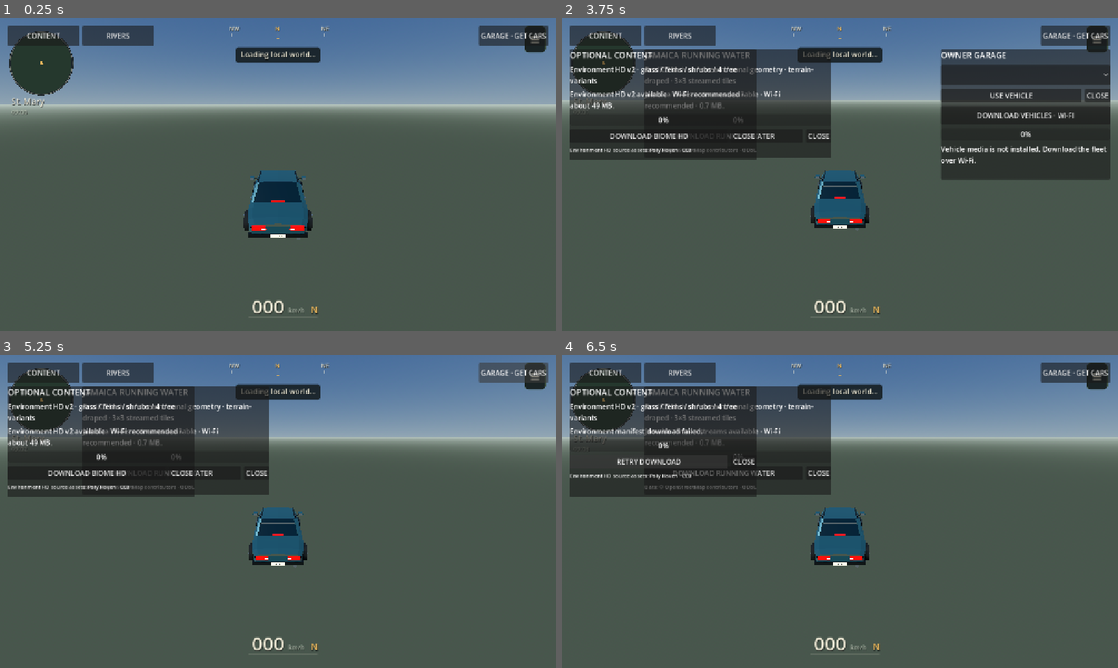
Above: before the commit, frames 1-4 (two rows, left to right).
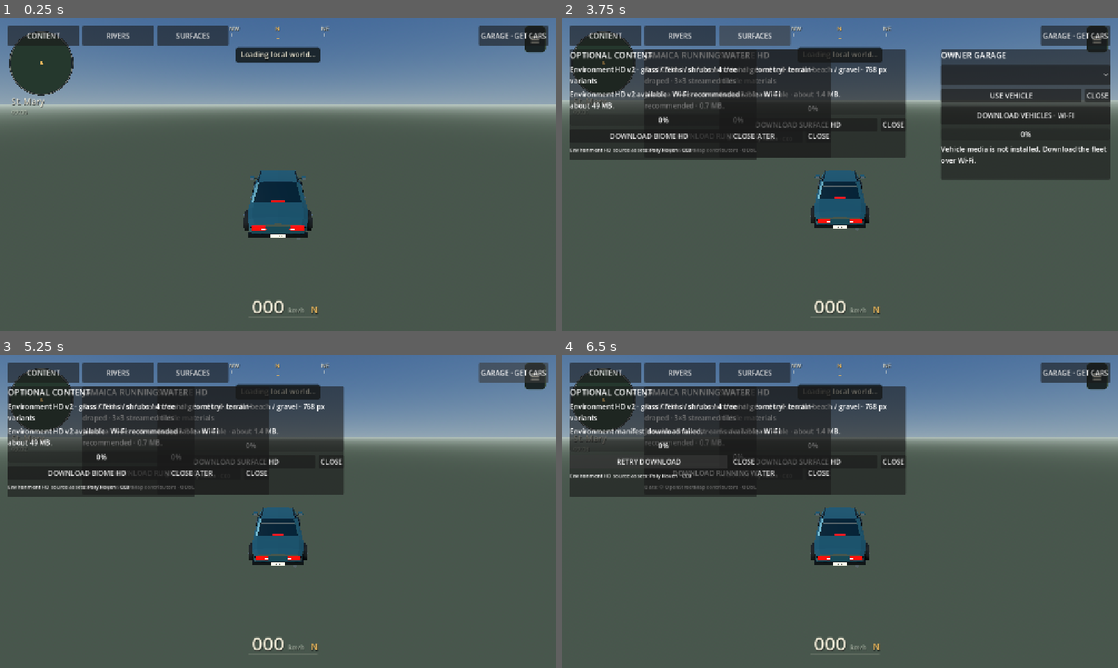
Above: after the commit, the same moments.

Repository: rell28194-rgb/yardman
Game: Godot game, scene res://main.tscn
The game is run twice, just before and just after one commit, with the same random seed, the same clock (stepped at 60 frames per second) and the same inputs.
Inputs (mouse positions are in pixels of both pictures, inside the frame that each line leads up to):
- Up to frame 1 (0.25 s): no input
- Up to frame 2 (3.75 s): tap Enter at 0.5 s; move the mouse to (962, 158) at 0.52 s; hold Right (ui_right) 0.53-1.25 s; tap E at 0.6 s; click (962, 158) at 0.67 s; tap Space at 0.77 s; click "CONTENT" at 1.25 s; click "RIVERS" at 2 s; click "GARAGE · GET CARS" at 2.75 s; click (756, 36) at 3.5 s, where only the run after the commit has a clickable "SURFACES"
- Up to frame 3 (5.25 s): click "USE VEHICLE" at 4.25 s; click "≡" at 5 s
- Up to frame 4 (6.5 s): click "DOWNLOAD BIOME HD" at 5.75 s

The runs differ from the first frame. In frame 1, 0.8% of the frame differs, in the area x 28-42%, y 2-9%; in frame 2, 7.3%; in frame 3, 7.3%; in frame 4, 7.3%, in the area x 28-62%, y 2-45%.

Commit message:
content: register Surface HD runtime

Diff:
--- a/godot/project.godot
+++ b/godot/project.godot
@@ -13,6 +13,8 @@
 MapQualityBootstrap="*res://scripts/map_quality_bootstrap.gd"
 EnvironmentContent="*res://scripts/environment_content_runtime.gd"
 HydrologyContent="*res://scripts/hydrology_content_runtime.gd"
+SurfaceContent="*res://scripts/surface_content_runtime.gd"
+SurfaceContentBridge="*res://scripts/surface_content_bridge.gd"
 RemoteFleet="*res://scripts/remote_fleet_runtime.gd"
 VehicleGarage="*res://scripts/vehicle_selector_runtime.gd"
 
